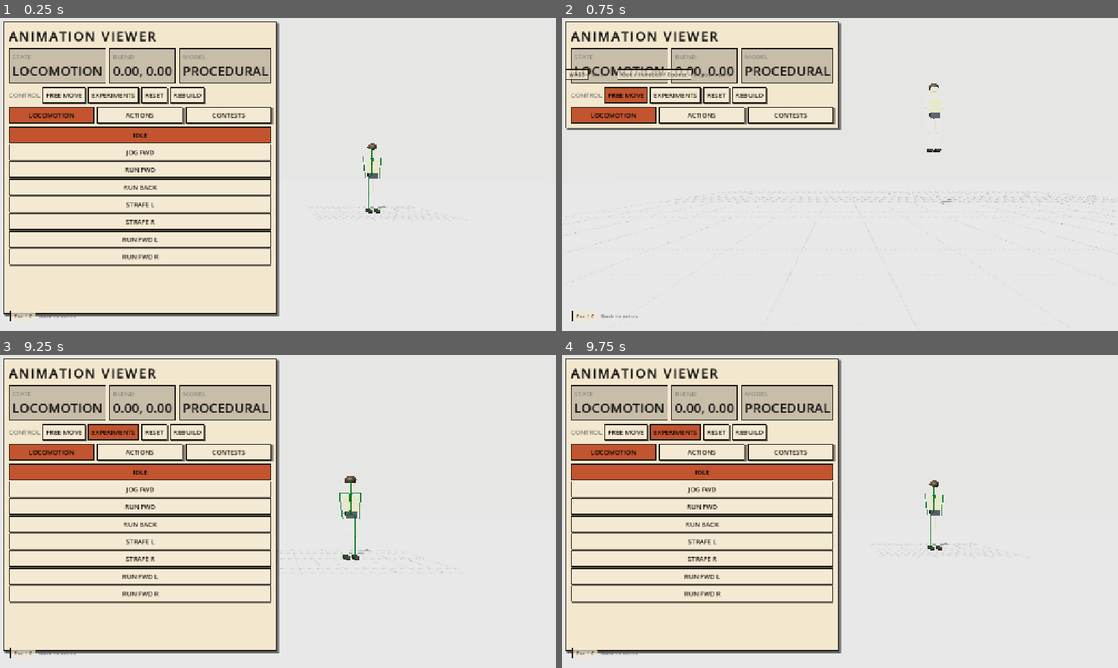
Above: before the commit, frames 1-4 (two rows, left to right).
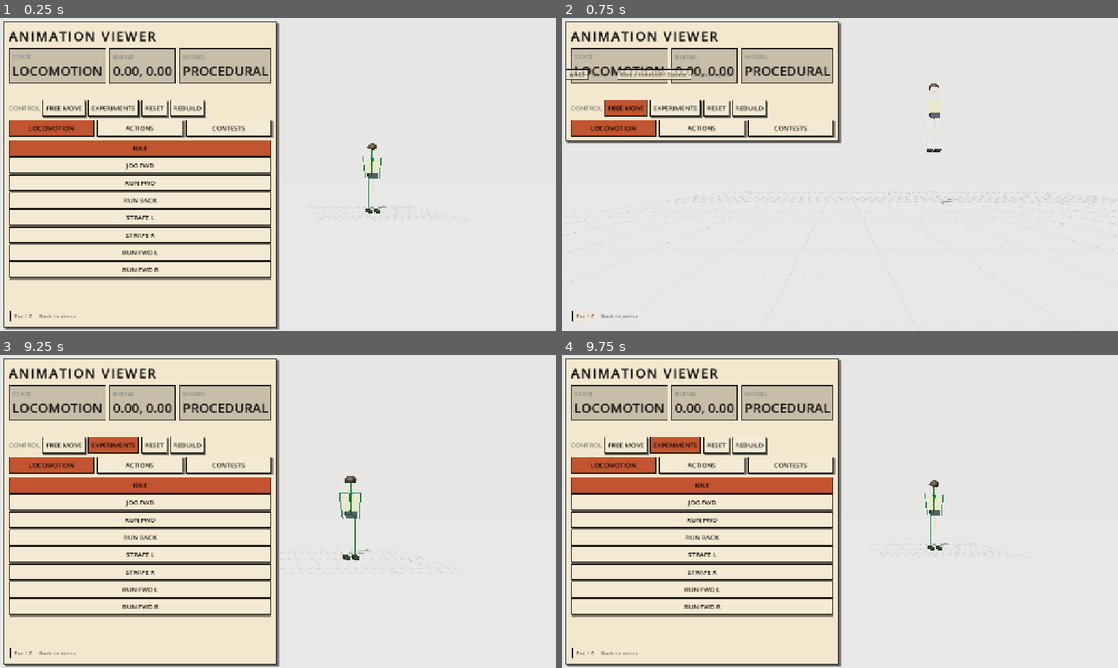
Above: after the commit, the same moments.

Repository: Yaandle/aussie-rules2
Game: Godot game, scene res://scenes/dev/animation_viewer.tscn
Two runs of this game, one before a commit and one after it. Both use one fixed random seed, a clock stepped at 60 frames per second and the inputs below. This scene is started directly instead of the project's main scene.
Inputs:
- Up to frame 1 (0.25 s): no input
- Up to frame 2 (0.75 s): click "FREE MOVE" at 0.5 s
- Up to frame 3 (9.25 s): click "EXPERIMENTS" at 1.25 s; click "LR" at 2 s; click "GA" at 2.75 s; click "LR" at 3.5 s; click "MLP" at 4.25 s; click "GA" at 5 s; click "GA" at 5.75 s; click "MLP" at 6.5 s; click "MLP" at 7.25 s; click "DQL" at 8 s; click "← BACK" at 8.75 s
- Up to frame 4 (9.75 s): click "REBUILD" at 9.5 s

The runs differ from the first frame. In frame 1, 15% of the frame differs, in the area x 0-51%, y 22-100%; in frame 2, 4.0%; in frame 3, 16%; in frame 4, 16%.

Commit message:
Pin the A:/B: contest status readout under the metric cards, not the bottom of the CONTESTS tab
_contest_status_label used to be the very last child added to the
CONTESTS tab's own scrolling page — past every contest-type button, the
tackle-model panel, and every sequence button — so watching a contest
play out meant scrolling all the way down first. _step_contest() updates
it every frame regardless of which tab is visible, so there was no
reason it needed to live inside a specific tab's scrollable content at
all. Moved it to sit directly under the STATE/BLEND/MODEL metric-card
row at the top of the panel instead, where it's always on screen.

Co-Authored-By: Claude Sonnet 5 <noreply@anthropic.com>

Diff:
--- a/scripts/dev/animation_viewer.gd
+++ b/scripts/dev/animation_viewer.gd
@@ -620,6 +620,16 @@
 	metrics.add_child(model_card.node)
 	_update_model_label()
 
+	# A:/B: contest readout, pinned right under the metric cards instead
+	# of at the bottom of the CONTESTS tab's own scrolling page (past
+	# every contest-type button, the tackle-model panel, and every
+	# sequence button) — previously needed scrolling all the way down to
+	# see while a contest was actually running. _step_contest() updates
+	# this regardless of which tab is visible, so it's always current.
+	_contest_status_label = _muted_caption("")
+	_contest_status_label.autowrap_mode = TextServer.AUTOWRAP_WORD_SMART
+	root.add_child(_contest_status_label)
+
 	_experiment_ui = MLExperimentViewerScript.new(self)
 
 	root.add_child(_build_control_group())
@@ -809,10 +819,8 @@
 		button.pressed.connect(func() -> void: _launch_sequence(kind))
 		group.add_child(button)
 
-	_contest_status_label = _muted_caption("")
-	# Wrap instead of widening the column when the status line gets long.
-	_contest_status_label.autowrap_mode = TextServer.AUTOWRAP_WORD_SMART
-	group.add_child(_contest_status_label)
+	# _contest_status_label itself now lives under the metric cards in
+	# _build_ui(), not here — see that function's comment.
 	return group
 
 
